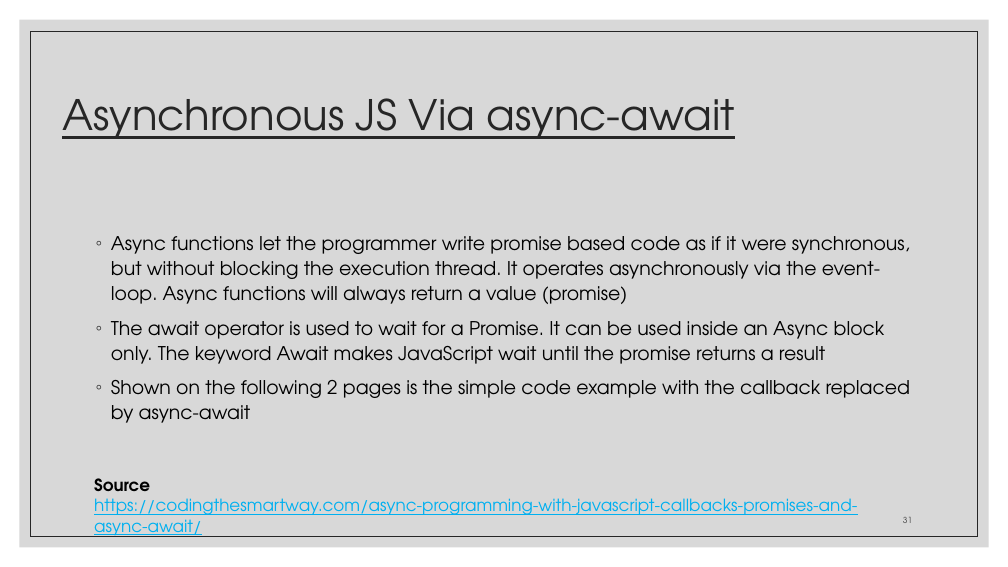
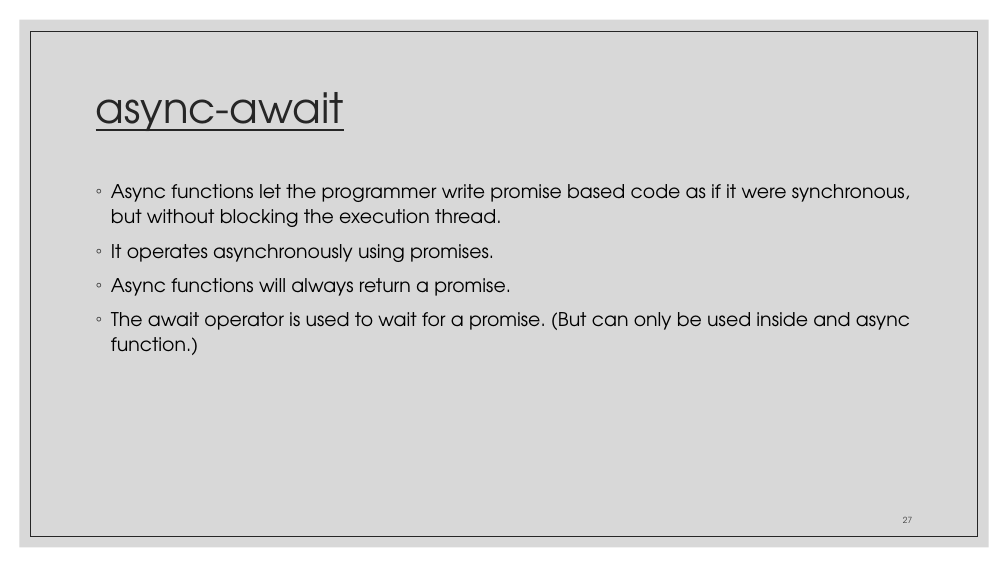
Before and after one commit to zackstotts/base-node-curriculum, a slide deck: slide 27 of unit_01/slides/Unit01-PartI.pptx (slide 31 before the commit). Drawn at 1008x567 pixels with LibreOffice and Linux fonts; fonts in the diff are those of the drawing. Boxes give left, top, right and bottom in pixels: in the first picture for what was removed or moved away, otherwise in the second. Text is boxed around its words. In the diff, an @@ line names an element or a change of style, - is before the commit and + after.

```diff
--- a/unit_01/slides/Unit01-PartI.pptx
+++ b/unit_01/slides/Unit01-PartI.pptx
@@ title at (x1=96, y1=92, x2=344, y2=131): text changed @@
-Asynchronous JS Via async-await
+async-await
@@ text at (x1=111, y1=184, x2=910, y2=355): text changed @@
-◦ Async functions let the programmer write promise based code as if it were synchronous, but without blocking the execution thread. It operates asynchronously via the event-loop. Async functions will always return a value (promise)
-◦ The await operator is used to wait for a Promise. It can be used inside an Async block only. The keyword Await makes JavaScript wait until the promise returns a result
-◦ Shown on the following 2 pages is the simple code example with the callback replaced by async-await
+◦ Async functions let the programmer write promise based code as if it were synchronous, but without blocking the execution thread.
+◦ It operates asynchronously using promises.
+◦ Async functions will always return a promise.
+◦ The await operator is used to wait for a promise. (But can only be used inside and async function.)
@@ text removed at (x1=94, y1=478, x2=857, y2=537) @@
-Source
-https://codingthesmartway.com/async-programming-with-javascript-callbacks-promises-and-async-await/
@@ page number at (x1=903, y1=517, x2=912, y2=523): text changed @@
-31
+27
```
Also in this commit, not shown: 9 other slides changed, 1 slide added, 8 slides removed, 3 other files.
